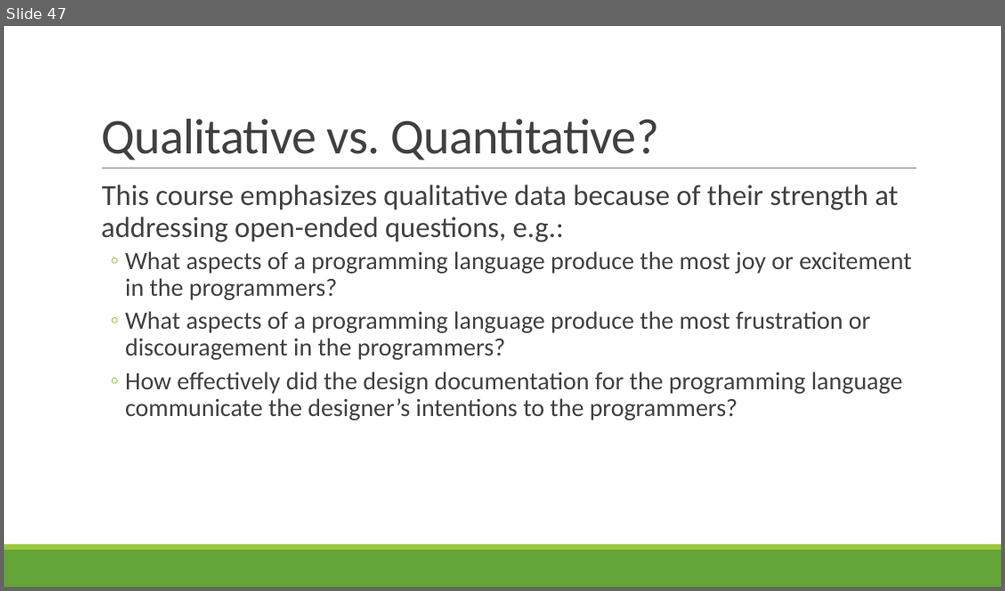
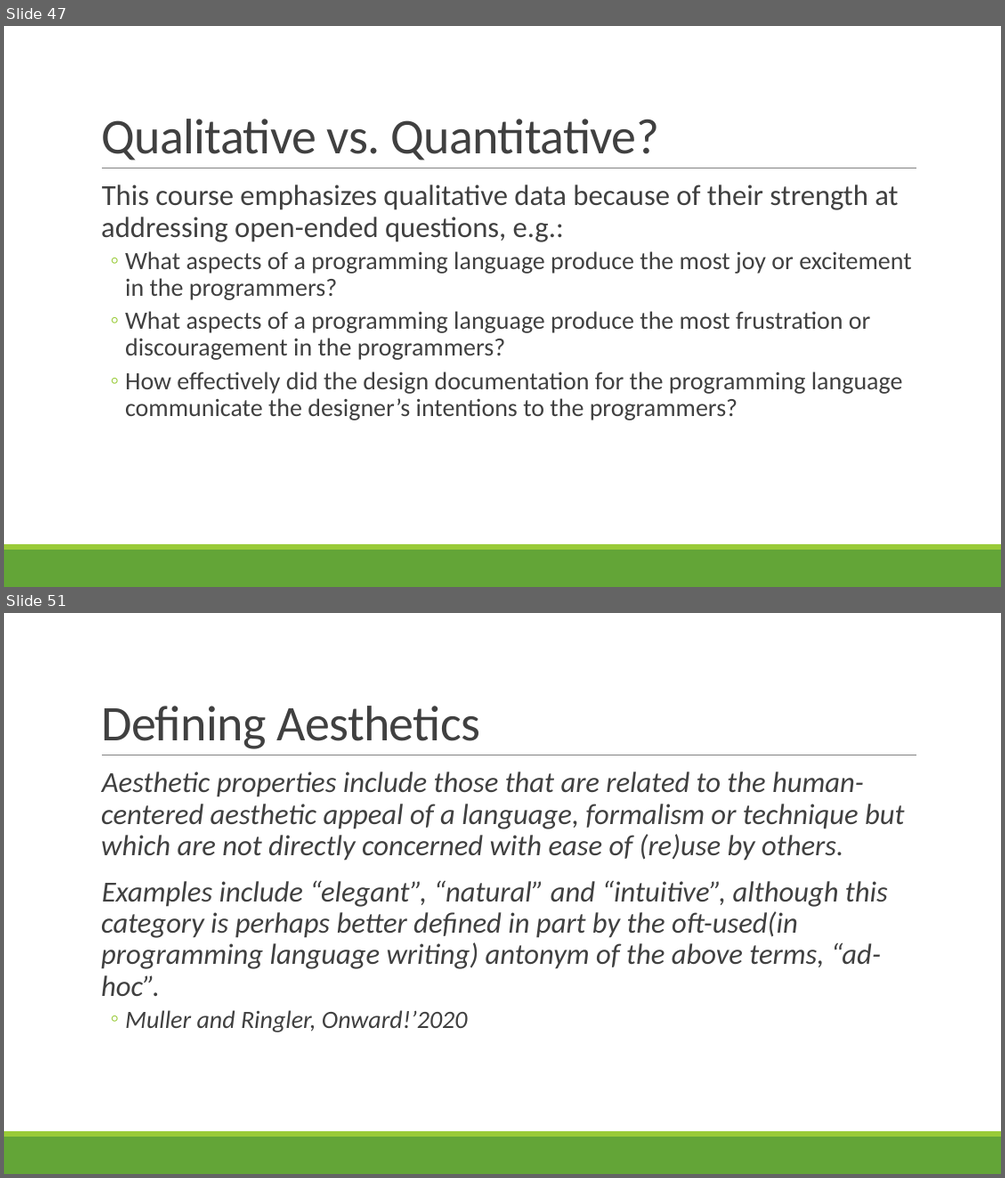
Before and after one commit to rbohrer/pl-course, a slide deck: LectureSlides/08Design1.pptx. Shown one above the other, each under a label of ours: slide 47 before the commit, slides 47 and 51 after it; the slides between them are not shown. The pictures are 1005x591 and 1005x1178 pixels, drawn with LibreOffice and Linux fonts; fonts in the diff are those of the drawing. Boxes give left, top, right and bottom in pixels: in the first picture for what was removed or moved away, otherwise in the second. Text is boxed around its words. In the diff, an @@ line names an element or a change of style, - is before the commit and + after.

```diff
--- a/LectureSlides/08Design1.pptx
+++ b/LectureSlides/08Design1.pptx
@@ slide 51 added at (x1=4, y1=613, x2=1001, y2=1174), background #FFFFFF; not listed: 3 template elements that a slide beside it also shows @@
@@ title added at (x1=101, y1=706, x2=480, y2=749), 48 pt, text #404040 @@
+Defining Aesthetics
@@ text added at (x1=101, y1=771, x2=904, y2=1032), 28 pt, text #404040, italic @@
+  Aesthetic properties include those that are related to the human-centered aesthetic appeal of a language, formalism or technique but which are not directly concerned with ease of (re)use by others.
+  Examples include “elegant”, “natural” and “intuitive”, although this category is perhaps better defined in part by the oft-used(in programming language writing) antonym of the above terms, “ad-hoc”.
+  ◦ Muller and Ringler, Onward!’2020
```
Also in this commit, not shown: 1 slide changed, 8 other slides added, 2 slides removed.
